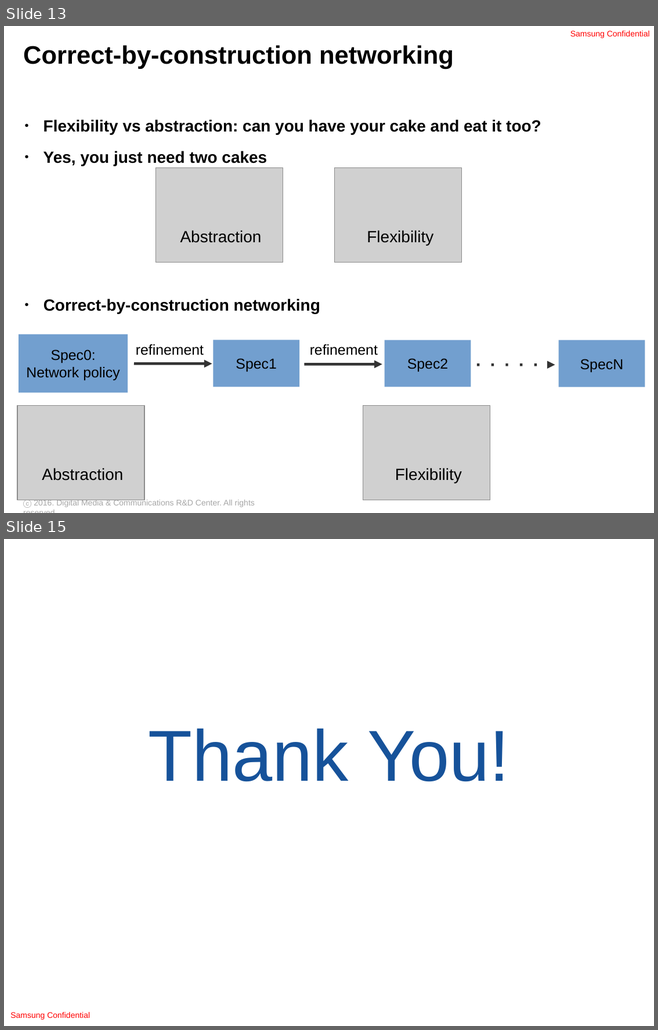
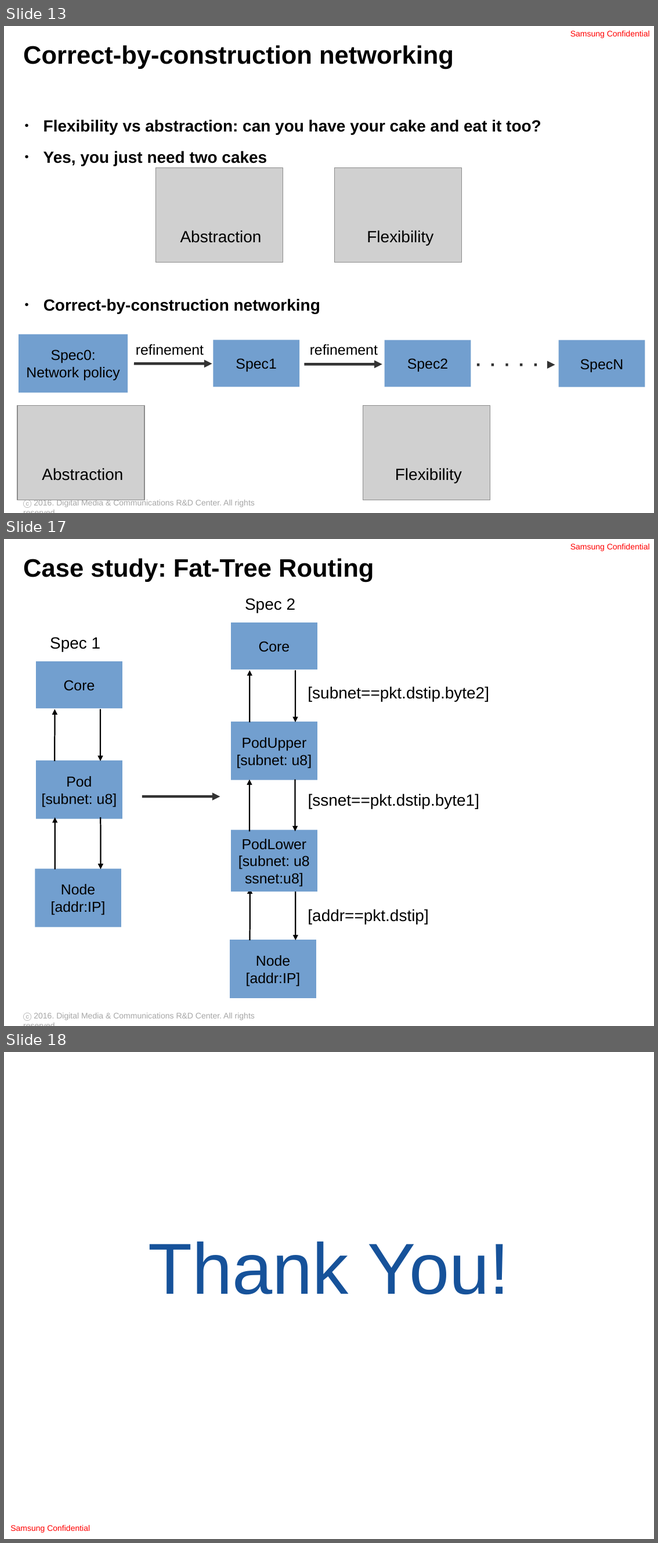
Before and after one commit to ryzhyk/cocoon, a slide deck: doc/distsys_talk_03_09_16.odp. Shown one above the other, each under a label of ours: slides 13 and 15 before the commit, slides 13, 17 and 18 after it; the slides between them are not shown. The pictures are 658x1030 and 658x1543 pixels, drawn with LibreOffice and Linux fonts; fonts in the diff are those of the drawing; grey boxes stand for pictures; background and template pictures are left out. Boxes give left, top, right and bottom in pixels: in the first picture for what was removed or moved away, otherwise in the second. Text is boxed around its words. In the diff, an @@ line names an element or a change of style, - is before the commit and + after.

```diff
--- a/doc/distsys_talk_03_09_16.odp
+++ b/doc/distsys_talk_03_09_16.odp
@@ slide 17 added at (x1=4, y1=539, x2=654, y2=1026), background #FFFFFF; not listed: 2 template elements that a slide beside it also shows @@
@@ title added at (x1=23, y1=558, x2=373, y2=582), 28 pt, text #000000, bold @@
+Case study: Fat-Tree Routing
@@ text added at (x1=245, y1=598, x2=296, y2=613), 18 pt, text #000000 @@
+Spec 2
@@ rectangle added at (x1=231, y1=623, x2=317, y2=669), fill #729FCF, 16 pt, text #000000 @@
+Core
@@ text added at (x1=50, y1=637, x2=101, y2=652), 18 pt, text #000000 @@
+Spec 1
@@ rectangle added at (x1=36, y1=661, x2=122, y2=708), fill #729FCF, 16 pt, text #000000 @@
+Core
@@ arrow added from (249, 722) to (249, 670), #000000 1.45 pt @@
@@ arrow added from (295, 670) to (295, 722), #000000 1.45 pt @@
@@ text added at (x1=307, y1=686, x2=489, y2=701), 18 pt, text #000000 @@
+[subnet==pkt.dstip.byte2]
@@ arrow added from (54, 761) to (54, 709), #000000 1.45 pt @@
@@ arrow added from (100, 709) to (100, 761), #000000 1.45 pt @@
@@ rectangle added at (x1=231, y1=722, x2=317, y2=780), fill #729FCF, 16 pt, text #000000 @@
+PodUpper
+[subnet: u8]
@@ rectangle added at (x1=36, y1=761, x2=122, y2=819), fill #729FCF, 16 pt, text #000000 @@
+Pod
+[subnet: u8]
@@ arrow added from (249, 831) to (249, 779), #000000 1.45 pt @@
@@ arrow added from (295, 779) to (295, 831), #000000 1.45 pt @@
@@ arrow added from (141, 797) to (220, 797), #333333 2.89 pt @@
@@ text added at (x1=308, y1=794, x2=480, y2=809), 18 pt, text #000000 @@
+[ssnet==pkt.dstip.byte1]
@@ arrow added from (101, 817) to (101, 869), #000000 1.45 pt @@
@@ arrow added from (54, 870) to (54, 817), #000000 1.45 pt @@
@@ rectangle added at (x1=231, y1=830, x2=317, y2=892), fill #729FCF, 16 pt, text #000000 @@
+PodLower
+[subnet: u8
+ssnet:u8]
@@ rectangle added at (x1=35, y1=869, x2=122, y2=928), fill #729FCF, 16 pt, text #000000 @@
+Node
+[addr:IP]
@@ arrow added from (249, 940) to (249, 889), #000000 1.45 pt @@
@@ arrow added from (295, 889) to (295, 940), #000000 1.45 pt @@
@@ text added at (x1=307, y1=909, x2=428, y2=924), 18 pt, text #000000 @@
+[addr==pkt.dstip]
@@ rectangle added at (x1=230, y1=940, x2=317, y2=998), fill #729FCF, 16 pt, text #000000 @@
+Node
+[addr:IP]
@@ what was slide 15 is now slide 18 @@
```
Also in this commit, not shown: 2 slides changed, 2 other slides added.
